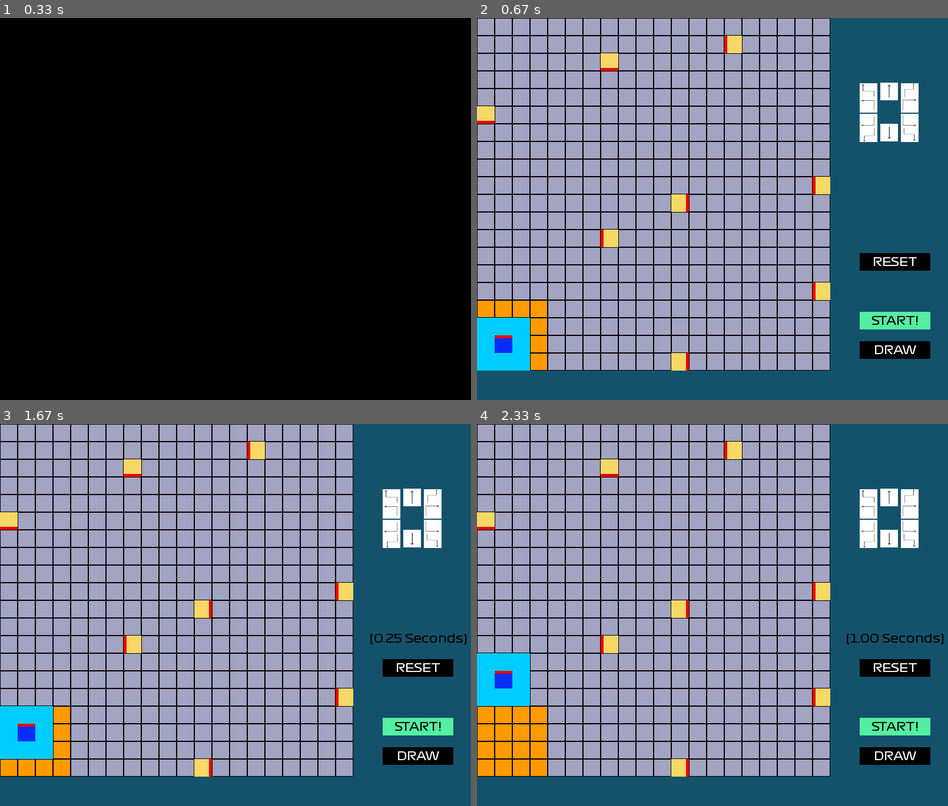
Above: before the commit, frames 1-4 (two rows, left to right).
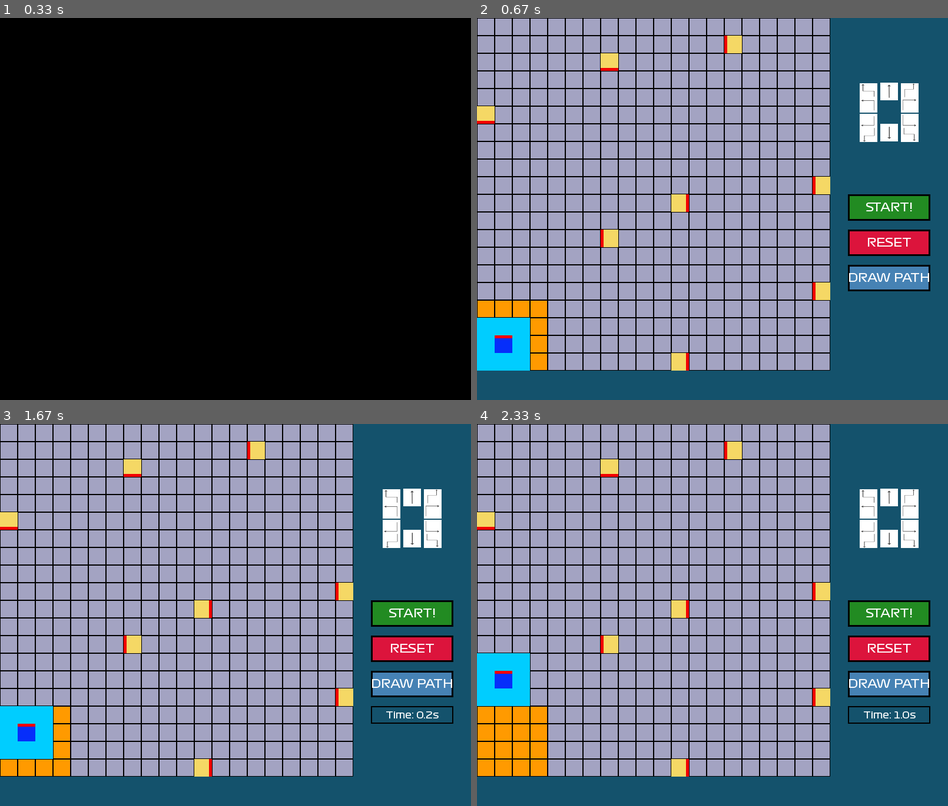
Above: after the commit, the same moments.

Repository: SC2079-MDP-Group-31/MDP-Algo
Game: pygame game, started from main.py
Two runs of this game, one before a commit and one after it. Both use one fixed random seed, a clock stepped at 60 frames per second and the inputs below.
Inputs:
- Up to frame 1 (0.33 s): no input
- Up to frame 2 (0.67 s): hold Esc from 0.33 s (still down); hold Right from 0.33 s (still down)
- Up to frame 3 (1.67 s): release Esc at 0.8 s; release Right at 0.8 s; click "START!" at 1.07 s
- Up to frame 4 (2.33 s): no input

Frame 1 is identical in both runs. In frame 2, 5.2% of the frame differs, in the area x 78-97%, y 46-90%; in frame 3, 5.4%, in the area x 78-100%, y 46-90%; in frame 4, 5.4%.

Commit message:
simulationstartbutton

Diff:
--- a/simulation.py
+++ b/simulation.py
@@ -26,6 +26,11 @@
         self.obstacles = []
         self.currentPos = (0, 0, Direction.TOP)
 
+        # Add state management for buttons
+        self.is_executing = False  # Prevent multiple START clicks
+        self.last_click_time = 0   # Prevent rapid clicking
+        self.click_delay = 500     # Minimum delay between clicks (ms)
+
         pygame.mouse.set_visible(True)
         pygame.display.set_caption("MDP 34 GRAND PRIX SIMULATOR")
         self.screen.fill(constants.DEEP_BLUE)
@@ -33,22 +38,59 @@
 
     def reset(self, bot):
         """Reset the simulation to initial state"""
+        print("Resetting simulation...")
+
+        # Stop any current execution
+        self.is_executing = False
+
+        # Clear the screen and redraw background
         self.screen.fill(constants.DEEP_BLUE)
         self.drawGridBackground()
-
-        current_pos = bot.get_current_pos()
-        currentPosX = current_pos.x
-        currentPosY = current_pos.y
-        direction = current_pos.direction
-
-        new_pos = (
-            (constants.GRID_LENGTH - constants.GRID_CELL_LENGTH - currentPosX) // 10,
-            currentPosY // 10,
-            direction,
-        )
-
-        self.bot.set_position(new_pos[0], new_pos[1], new_pos[2])
-        self.bot.hamiltonian.commands.clear()
+        self.drawGrid()
+
+        # Reset robot to initial starting position (bottom-left corner)
+        # Starting position in world coordinates
+        start_world_x = 10  # 1 cell from left edge
+        start_world_y = 10  # 1 cell from bottom edge
+        start_direction = Direction.TOP
+
+        print(f"Resetting robot to world position: ({start_world_x}, {start_world_y})")
+
+        # Update the robot's actual position
+        if hasattr(self.bot, 'set_position'):
+            # Convert world coordinates to grid coordinates for robot
+            grid_x = start_world_x // 10
+            grid_y = start_world_y // 10
+            self.bot.set_position(grid_x, grid_y, start_direction)
+            print(f"Bot position set to grid: ({grid_x}, {grid_y})")
+
+        # Update the display position (this is what's shown on screen)
+        # Convert to display coordinates
+        display_x = (constants.GRID_LENGTH - constants.GRID_CELL_LENGTH - start_world_y) // 10
+        display_y = start_world_x // 10
+
+        self.currentPos = (display_x, display_y, start_direction)
+        print(f"Display position set to: {self.currentPos}")
+
+        # Clear all commands
+        if hasattr(self.bot, 'hamiltonian') and hasattr(self.bot.hamiltonian, 'commands'):
+            self.bot.hamiltonian.commands.clear()
+            print("Cleared command queue")
+
+        # Clear any path planning results
+        if hasattr(self.bot.hamiltonian, 'simple_hamiltonian'):
+            self.bot.hamiltonian.simple_hamiltonian = tuple()
+            print("Cleared hamiltonian path")
+
+        # Redraw the robot at the starting position
+        self.drawRobot(self.currentPos,
+                       constants.GRID_CELL_LENGTH * constants.SCALING_FACTOR,
+                       constants.RED, constants.BLUE, constants.LIGHT_BLUE)
+
+        print(f"Robot reset complete - Position: {self.currentPos}")
+
+        # Force a display update
+        pygame.display.update()
 
     def selectObstacles(self, y, x, cellSize, color):
         """Draw a single obstacle cell"""
@@ -386,15 +428,32 @@
 
     def draw(self, x, y):
         """Draw all UI elements"""
+        # Improved button layout with better spacing and colors
+        button_width = 140  # Wider buttons
+        button_height = 45  # Taller buttons
+        button_x = 630     # Slightly left position
+        button_spacing = 60 # More space between buttons
+
+        # Change START button color based on execution state
+        start_color = (34, 139, 34) if not self.is_executing else (100, 100, 100)  # Grey when executing
+        start_text = "START!" if not self.is_executing else "RUNNING..."
+
         button_specs = [
-            (650, 500, constants.GREEN, "START!", constants.BLACK),
-            (650, 400, constants.BLACK, "RESET", constants.WHITE),
-            (650, 550, constants.BLACK, "DRAW", constants.WHITE)
+            (button_x, 300, start_color, start_text, constants.WHITE),
+            (button_x, 300 + button_spacing, (220, 20, 60), "RESET", constants.WHITE),  # Crimson red
+            (button_x, 300 + button_spacing * 2, (70, 130, 180), "DRAW PATH", constants.WHITE)  # Steel blue
         ]
 
         for x_pos, y_pos, bg_color, text, text_color in button_specs:
-            self.drawButtons(x_pos, y_pos, bg_color, text, text_color,
-                             constants.BUTTON_LENGTH, constants.BUTTON_WIDTH)
+            # Draw button with border
+            button_rect = pygame.Rect(x_pos, y_pos, button_width, button_height)
+            pygame.draw.rect(self.screen, bg_color, button_rect)
+            pygame.draw.rect(self.screen, constants.BLACK, button_rect, 3)  # Black border
+
+            # Draw text with better font
+            text_surface = self.font.render(text, True, text_color)
+            text_rect = text_surface.get_rect(center=button_rect.center)
+            self.screen.blit(text_surface, text_rect)
 
         obstacles_to_draw = self.obstacles if self.obstacles else []
         self.drawObstaclesButton(obstacles_to_draw, constants.RED)
@@ -435,13 +494,24 @@
         if not startTime:
             return
 
-        rect = pygame.Rect(620, 350, constants.BUTTON_LENGTH * 2, constants.BUTTON_WIDTH)
+        # Position timer below the buttons
+        timer_x = 630
+        timer_y = 480
+        timer_width = 140
+        timer_height = 30
+
+        rect = pygame.Rect(timer_x, timer_y, timer_width, timer_height)
         self.screen.fill(constants.DEEP_BLUE, rect)
-        pygame.draw.rect(self.screen, constants.DEEP_BLUE, rect, 2)
+        pygame.draw.rect(self.screen, constants.BLACK, rect, 2)
 
         elapsed_time = currentTime - startTime
-        self.drawButtons(650, 350, constants.DEEP_BLUE, f"({elapsed_time:.2f} Seconds)",
-                         constants.BLACK, constants.BUTTON_LENGTH, constants.BUTTON_WIDTH)
+        timer_text = f"Time: {elapsed_time:.1f}s"
+
+        # Draw timer with smaller font
+        timer_font = pygame.font.Font("fonts/Formula1-Regular.ttf", 16)
+        text_surface = timer_font.render(timer_text, True, constants.WHITE)
+        text_rect = text_surface.get_rect(center=rect.center)
+        self.screen.blit(text_surface, text_rect)
 
     def updatingDisplay(self, start=None):
         """Update the display with current state"""
@@ -510,35 +580,96 @@
 
     def _handleMouseClick(self, x, y, start_time_ref):
         """Handle mouse click events"""
-        button_length = constants.BUTTON_LENGTH
-        button_width = constants.BUTTON_WIDTH
+        current_time = pygame.time.get_ticks()
+
+        # Prevent rapid clicking
+        if current_time - self.last_click_time < self.click_delay:
+            return
+
+        self.last_click_time = current_time
+
+        button_width = 140
+        button_height = 45
+        button_x = 630
+        button_spacing = 60
 
         # Start button
-        if (650 < x < 650 + button_length) and (500 < y < 500 + button_width):
-            print("START BUTTON IS CLICKED!!! I REPEAT, START BUTTON IS CLICKED!!!")
-            self.bot.hamiltonian.plan_path()
-            start_time_ref[0] = time.time()
-            self.updateTime(start_time_ref[0], start_time_ref[0])
-
-            for cmd in self.bot.hamiltonian.commands:
-                self.parseCmd(cmd, start_time_ref[0])
-                pygame.display.update()
-
-        # Reset button
-        elif (650 < x < 650 + button_length) and (400 < y < 400 + button_width):
+        if (button_x < x < button_x + button_width) and (300 < y < 300 + button_height):
+            if not self.is_executing:  # Only allow if not currently executing
+                print("START BUTTON IS CLICKED!!! I REPEAT, START BUTTON IS CLICKED!!!")
+                self.is_executing = True
+
+                try:
+                    # Plan the path
+                    self.bot.hamiltonian.plan_path()
+                    start_time_ref[0] = time.time()
+                    self.updateTime(start_time_ref[0], start_time_ref[0])
+
+                    # Execute commands
+                    for cmd in self.bot.hamiltonian.commands:
+                        # Check if user wants to stop (ESC key or window close)
+                        for event in pygame.event.get():
+                            if event.type == pygame.QUIT:
+                                pygame.quit()
+                                sys.exit()
+                            elif event.type == pygame.KEYDOWN and event.key == pygame.K_ESCAPE:
+                                self.is_executing = False
+                                return
+
+                        if not self.is_executing:  # Stop if execution was cancelled
+                            break
+
+                        self.parseCmd(cmd, start_time_ref[0])
+                        pygame.display.update()
+
+                except Exception as e:
+                    print(f"Error during execution: {e}")
+                finally:
+                    self.is_executing = False  # Always reset execution state
+            else:
+                print("Already executing! Please wait or press RESET to stop.")
+
+        # Reset button - FIX: Make sure this actually resets the position
+        elif (button_x < x < button_x + button_width) and (300 + button_spacing < y < 300 + button_spacing + button_height):
+            print("RESET BUTTON CLICKED!")
+            self.is_executing = False  # Stop any current execution
+
+            # Clear the old robot from display first
+            if hasattr(self, 'currentPos'):
+                self.drawRobot(self.currentPos,
+                              constants.GRID_CELL_LENGTH * constants.SCALING_FACTOR,
+                              constants.GREY, constants.GREY, constants.GREY)
+
+            # Reset everything
             self.reset(self.bot)
+            start_time_ref[0] = None  # Reset timer
+
+            print("Reset complete!")
 
         # Movement area
         elif (650 < x < 720 + constants.GRID_CELL_LENGTH * constants.SCALING_FACTOR and
               115 < y < 185 + constants.GRID_CELL_LENGTH * constants.SCALING_FACTOR):
-            self.movement(x, y, constants.GRID_CELL_LENGTH * constants.SCALING_FACTOR, 25)
+            if not self.is_executing:  # Only allow manual movement when not executing
+                self.movement(x, y, constants.GRID_CELL_LENGTH * constants.SCALING_FACTOR, 25)
 
         # Draw shortest path button
-        elif (650 < x < 650 + button_length) and (550 < y < 560 + button_width):
-            self.drawShortestPath(self.bot)
+        elif (button_x < x < button_x + button_width) and (300 + button_spacing * 2 < y < 300 + button_spacing * 2 + button_height):
+            if not self.is_executing:  # Only allow when not executing
+                self.drawShortestPath(self.bot)
 
     def _handleKeyDown(self, event):
         """Handle keyboard input"""
+        # Add ESC key to stop execution
+        if event.key == pygame.K_ESCAPE:
+            if self.is_executing:
+                print("Execution stopped by user (ESC)")
+                self.is_executing = False
+            return
+
+        # Only allow manual movement when not executing
+        if self.is_executing:
+            return
+
         keys = pygame.key.get_pressed()
         grid_size = constants.GRID_LENGTH * constants.SCALING_FACTOR
         cell_size = constants.GRID_CELL_LENGTH * constants.SCALING_FACTOR
